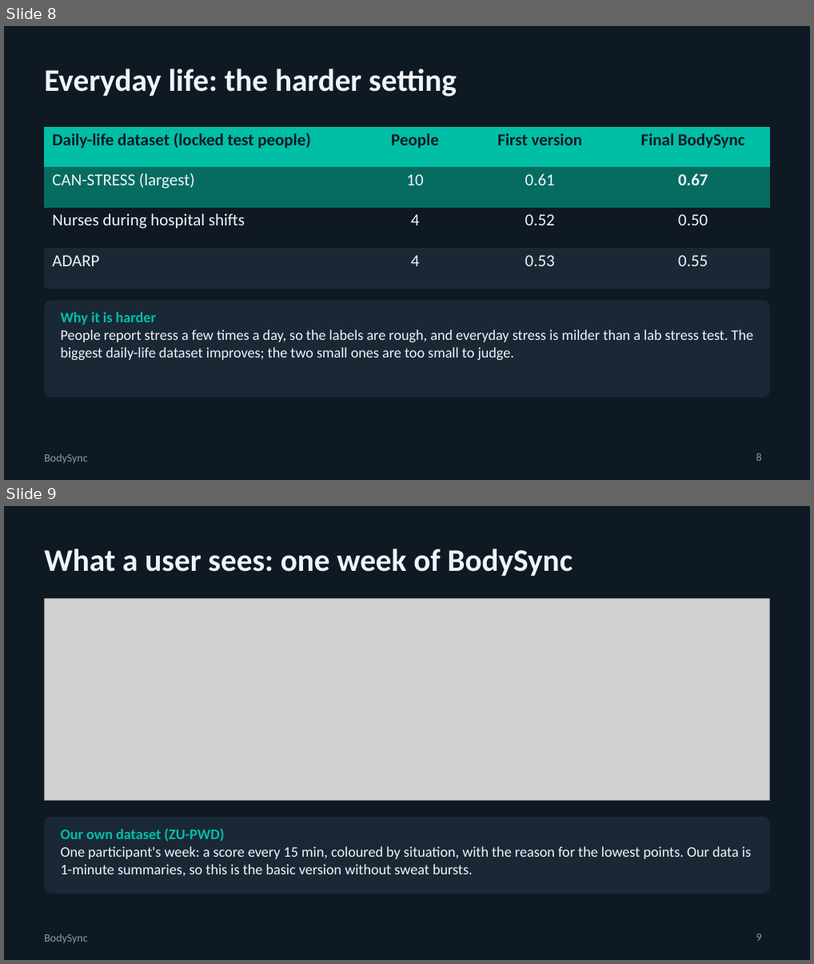
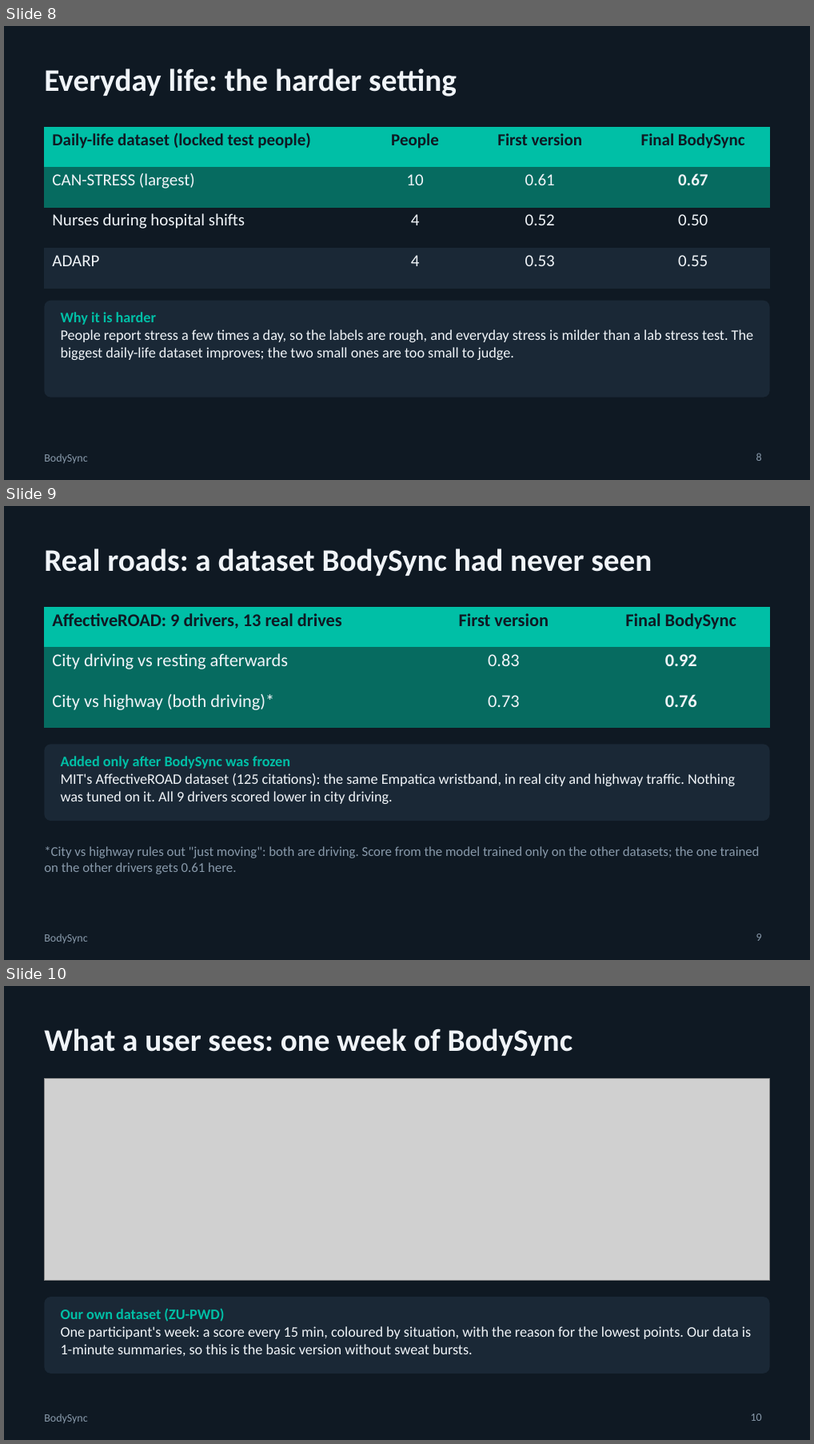
Before and after one commit to swaylakh/bodysync, a slide deck: docs/slides/BodySync_Final.pptx. Shown one above the other, each under a label of ours: slides 8 and 9 before the commit, slides 8, 9 and 10 after it. The pictures are 814x964 and 814x1444 pixels, drawn with LibreOffice and Linux fonts; fonts in the diff are those of the drawing; grey boxes stand for pictures. Boxes give left, top, right and bottom in pixels: in the first picture for what was removed or moved away, otherwise in the second. Text is boxed around its words. In the diff, an @@ line names an element or a change of style, - is before the commit and + after.

```diff
--- a/docs/slides/BodySync_Final.pptx
+++ b/docs/slides/BodySync_Final.pptx
@@ slide 9 added at <box>4,506,810,960</box>, background #0F1923; not listed: 1 template element that a slide beside it also shows @@
@@ title added at <box>44,548,652,576</box>, 28 pt, text #F0F4F8, bold @@
+Real roads: a dataset BodySync had never seen
@@ table added at <box>44,607,770,713</box>, 3 rows, 3 columns @@
+AffectiveROAD: 9 drivers, 13 real drives | First version | Final BodySync
+City driving vs resting afterwards | 0.83 | 0.92
+City vs highway (both driving)* | 0.73 | 0.76
@@ rounded rectangle added at <box>44,744,770,820</box>, fill #1A2836 @@
@@ text added at <box>61,756,735,804</box>, 13 pt, text #F0F4F8 @@
+Added only after BodySync was frozen
+MIT's AffectiveROAD dataset (125 citations): the same Empatica wristband, in real city and highway traffic. Nothing was tuned on it. All 9 drivers scored lower in city driving.
@@ text added at <box>44,846,760,874</box>, 12 pt, text #8899AA @@
+*City vs highway rules out "just moving": both are driving. Score from the model trained only on the other datasets; the one trained on the other drivers gets 0.61 here.
@@ page number added at <box>757,933,762,940</box>, 10 pt, text #8899AA @@
+9
@@ what was slide 9 is now slide 10 @@
@@ page number at <box>751,1413,762,1420</box>: text changed @@
-9
+10
```
Also in this commit, not shown: 2 slides changed, 6 other files.
